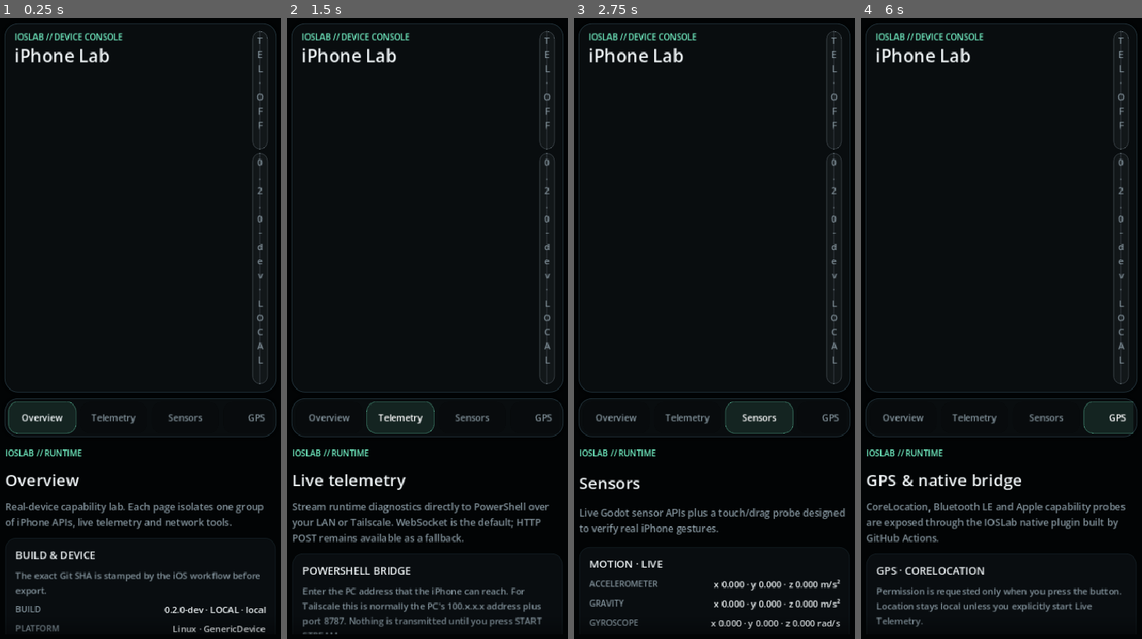
Above: before the commit, frames 1-4 (left to right).
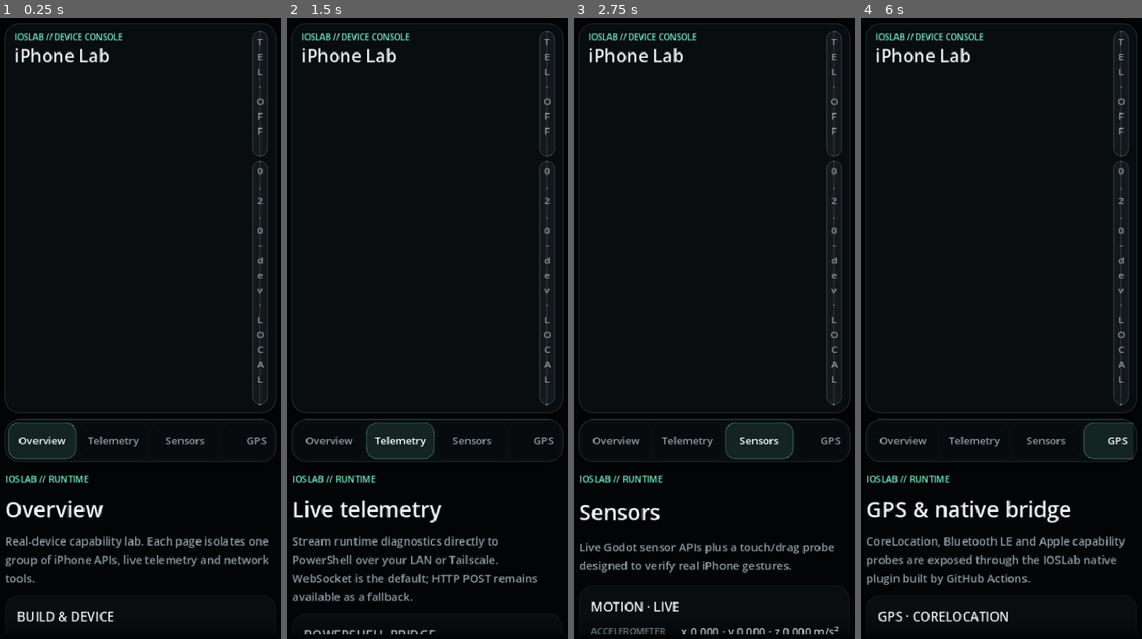
Above: after the commit, the same moments.

Repository: Rzbck/ios-godot-lab
Game: Godot game, scene res://scenes/main.tscn
The game is run twice, just before and just after one commit, with the same random seed, the same clock (stepped at 60 frames per second) and the same inputs.
Inputs:
- Up to frame 1 (0.25 s): no input
- Up to frame 2 (1.5 s): click "Overview" at 0.5 s; click "Telemetry" at 1.25 s
- Up to frame 3 (2.75 s): click "Sensors" at 2 s
- Up to frame 4 (6 s): click "GPS" at 2.75 s; click "Overview" at 3.5 s; click "Telemetry" at 4.25 s; click "Sensors" at 5 s; click "GPS" at 5.75 s

The runs differ from the first frame. In frame 1, 7.9% of the frame differs, in the area x 1-99%, y 0-99%; in frame 2, 9.4%, in the area x 1-99%, y 0-100%; in frame 3, 8.0%; in frame 4, 9.2%.

Commit message:
fix(ui): raise typography and control sizes to iPhone-readable points

Diff:
--- a/scripts/ui.gd
+++ b/scripts/ui.gd
@@ -1,7 +1,8 @@
 extends RefCounted
 
 # iOS Lab visual system: near-black content surfaces + restrained glass only for
-# navigation/controls. Sizes keep interactive controls at the iOS 44 pt target.
+# navigation/controls. Typography is intentionally sized in logical-point-like
+# units because project.godot now uses a 390x844 iPhone design viewport.
 const BG := Color("020405")
 const SURFACE := Color("090d10")
 const SURFACE_ALT := Color("06090c")
@@ -9,15 +10,21 @@
 const BORDER := Color("1b2a31")
 const BORDER_SOFT := Color("111b20")
 const TEXT := Color("eef3f5")
-const MUTED := Color("81919a")
+const MUTED := Color("8c9ca5")
 const ACCENT := Color("72f0c4")
 const ACCENT_DIM := Color("183b33")
 const GOOD := Color("78e0a6")
 const WARN := Color("f0c96e")
 const BAD := Color("ff7e86")
 
-
-static func label(text_value: String, size: int = 14, color: Color = TEXT) -> Label:
+const BODY_SIZE := 17
+const SECONDARY_SIZE := 14
+const CAPTION_SIZE := 12
+const CONTROL_SIZE := 15
+const CONTROL_HEIGHT := 50.0
+
+
+static func label(text_value: String, size: int = BODY_SIZE, color: Color = TEXT) -> Label:
 	var node := Label.new()
 	node.text = text_value
 	node.add_theme_font_size_override("font_size", size)
@@ -28,18 +35,18 @@
 
 
 static func code_label(text_value: String) -> Label:
-	var node := label(text_value, 12, ACCENT)
+	var node := label(text_value, 13, ACCENT)
 	node.autowrap_mode = TextServer.AUTOWRAP_WORD_SMART
 	node.add_theme_constant_override("outline_size", 0)
 	var panel := StyleBoxFlat.new()
 	panel.bg_color = Color("030607")
 	panel.border_color = BORDER_SOFT
 	panel.set_border_width_all(1)
-	panel.set_corner_radius_all(10)
-	panel.content_margin_left = 12
-	panel.content_margin_right = 12
-	panel.content_margin_top = 10
-	panel.content_margin_bottom = 10
+	panel.set_corner_radius_all(12)
+	panel.content_margin_left = 14
+	panel.content_margin_right = 14
+	panel.content_margin_top = 12
+	panel.content_margin_bottom = 12
 	node.add_theme_stylebox_override("normal", panel)
 	return node
 
@@ -49,7 +56,7 @@
 	panel.mouse_filter = Control.MOUSE_FILTER_IGNORE
 	panel.name = "Badge"
 	_set_badge_style(panel, color)
-	var text := label(text_value, 11, color)
+	var text := label(text_value, 12, color)
 	text.name = "Text"
 	text.horizontal_alignment = HORIZONTAL_ALIGNMENT_CENTER
 	panel.add_child(text)
@@ -71,11 +78,11 @@
 	style.bg_color = Color(color, 0.075)
 	style.border_color = Color(color, 0.34)
 	style.set_border_width_all(1)
-	style.set_corner_radius_all(11)
+	style.set_corner_radius_all(12)
 	style.content_margin_left = 10
 	style.content_margin_right = 10
-	style.content_margin_top = 5
-	style.content_margin_bottom = 5
+	style.content_margin_top = 6
+	style.content_margin_bottom = 6
 	panel.add_theme_stylebox_override("panel", style)
 
 
@@ -87,7 +94,7 @@
 	style.bg_color = GLASS
 	style.border_color = Color("203139")
 	style.set_border_width_all(1)
-	style.set_corner_radius_all(18)
+	style.set_corner_radius_all(20)
 	style.shadow_color = Color(0, 0, 0, 0.28)
 	style.shadow_size = 6
 	panel.add_theme_stylebox_override("panel", style)
@@ -98,8 +105,8 @@
 	var node := Button.new()
 	node.text = text_value
 	node.toggle_mode = true
-	node.custom_minimum_size = Vector2(92, 44)
-	node.add_theme_font_size_override("font_size", 12)
+	node.custom_minimum_size = Vector2(92, CONTROL_HEIGHT)
+	node.add_theme_font_size_override("font_size", 14)
 	node.add_theme_color_override("font_color", MUTED)
 	node.add_theme_color_override("font_pressed_color", TEXT)
 	node.focus_mode = Control.FOCUS_NONE
@@ -109,7 +116,7 @@
 	normal.bg_color = Color(0.02, 0.03, 0.035, 0.32)
 	normal.border_color = Color(0, 0, 0, 0)
 	normal.set_border_width_all(1)
-	normal.set_corner_radius_all(13)
+	normal.set_corner_radius_all(14)
 	node.add_theme_stylebox_override("normal", normal)
 	node.add_theme_stylebox_override("hover", normal)
 
@@ -135,26 +142,26 @@
 	style.bg_color = SURFACE
 	style.border_color = BORDER_SOFT
 	style.set_border_width_all(1)
-	style.set_corner_radius_all(14)
-	style.content_margin_left = 14
-	style.content_margin_right = 14
-	style.content_margin_top = 13
-	style.content_margin_bottom = 14
+	style.set_corner_radius_all(18)
+	style.content_margin_left = 16
+	style.content_margin_right = 16
+	style.content_margin_top = 16
+	style.content_margin_bottom = 17
 	panel.add_theme_stylebox_override("panel", style)
 	parent.add_child(panel)
 
 	var content := VBoxContainer.new()
 	content.size_flags_horizontal = Control.SIZE_EXPAND_FILL
-	content.add_theme_constant_override("separation", 9)
+	content.add_theme_constant_override("separation", 11)
 	content.mouse_filter = Control.MOUSE_FILTER_IGNORE
 	panel.add_child(content)
 
-	var title := label(title_text, 14, TEXT)
+	var title := label(title_text, 17, TEXT)
 	title.add_theme_color_override("font_color", TEXT)
 	content.add_child(title)
 
 	if not description.is_empty():
-		var help := label(description, 12, MUTED)
+		var help := label(description, SECONDARY_SIZE, MUTED)
 		content.add_child(help)
 
 	return content
@@ -167,13 +174,16 @@
 	row.mouse_filter = Control.MOUSE_FILTER_IGNORE
 	parent.add_child(row)
 
-	var key_label := label(key.to_upper(), 11, MUTED)
-	key_label.custom_minimum_size.x = 116
+	var key_label := label(key.to_upper(), CAPTION_SIZE, MUTED)
+	key_label.custom_minimum_size.x = 104
+	key_label.vertical_alignment = VERTICAL_ALIGNMENT_CENTER
 	row.add_child(key_label)
 
-	var value_label := label(value, 12, TEXT)
+	var value_label := label(value, 15, TEXT)
 	value_label.size_flags_horizontal = Control.SIZE_EXPAND_FILL
 	value_label.horizontal_alignment = HORIZONTAL_ALIGNMENT_RIGHT
+	value_label.vertical_alignment = VERTICAL_ALIGNMENT_CENTER
+	value_label.autowrap_mode = TextServer.AUTOWRAP_WORD_SMART
 	row.add_child(value_label)
 	return value_label
 
@@ -181,8 +191,8 @@
 static func button(text_value: String, accent: bool = false) -> Button:
 	var node := Button.new()
 	node.text = text_value
-	node.custom_minimum_size.y = 44
-	node.add_theme_font_size_override("font_size", 12)
+	node.custom_minimum_size.y = CONTROL_HEIGHT
+	node.add_theme_font_size_override("font_size", CONTROL_SIZE)
 	node.add_theme_color_override("font_color", TEXT)
 	node.focus_mode = Control.FOCUS_ALL
 	# PASS lets ScrollContainer keep receiving a drag that begins on a control.
@@ -192,7 +202,7 @@
 	normal.bg_color = Color("0c1317") if not accent else Color(ACCENT, 0.11)
 	normal.border_color = BORDER if not accent else Color(ACCENT, 0.55)
 	normal.set_border_width_all(1)
-	normal.set_corner_radius_all(12)
+	normal.set_corner_radius_all(14)
 	node.add_theme_stylebox_override("normal", normal)
 
 	var hover := normal.duplicate() as StyleBoxFlat
@@ -212,8 +222,8 @@
 static func line_edit(placeholder: String = "") -> LineEdit:
 	var node := LineEdit.new()
 	node.placeholder_text = placeholder
-	node.custom_minimum_size.y = 44
-	node.add_theme_font_size_override("font_size", 12)
+	node.custom_minimum_size.y = CONTROL_HEIGHT
+	node.add_theme_font_size_override("font_size", 16)
 	node.add_theme_color_override("font_color", TEXT)
 	node.add_theme_color_override("font_placeholder_color", Color(MUTED, 0.72))
 	node.add_theme_color_override("caret_color", ACCENT)
@@ -226,11 +236,11 @@
 	return node
 
 
-static func text_edit(placeholder: String = "", min_height: float = 120.0) -> TextEdit:
+static func text_edit(placeholder: String = "", min_height: float = 132.0) -> TextEdit:
 	var node := TextEdit.new()
 	node.placeholder_text = placeholder
 	node.custom_minimum_size.y = min_height
-	node.add_theme_font_size_override("font_size", 12)
+	node.add_theme_font_size_override("font_size", 15)
 	node.add_theme_color_override("font_color", TEXT)
 	node.add_theme_color_override("font_placeholder_color", Color(MUTED, 0.72))
 	node.add_theme_color_override("caret_color", ACCENT)
@@ -244,8 +254,8 @@
 	var node := OptionButton.new()
 	for item in items:
 		node.add_item(str(item))
-	node.custom_minimum_size.y = 44
-	node.add_theme_font_size_override("font_size", 12)
+	node.custom_minimum_size.y = CONTROL_HEIGHT
+	node.add_theme_font_size_override("font_size", CONTROL_SIZE)
 	node.add_theme_color_override("font_color", TEXT)
 	node.mouse_filter = Control.MOUSE_FILTER_PASS
 	var normal := _input_style(false)
@@ -257,26 +267,26 @@
 	return node
 
 
-static func terminal_log(min_height: float = 160.0) -> RichTextLabel:
+static func terminal_log(min_height: float = 190.0) -> RichTextLabel:
 	var node := RichTextLabel.new()
 	node.custom_minimum_size.y = min_height
 	node.size_flags_horizontal = Control.SIZE_EXPAND_FILL
 	node.fit_content = false
 	node.scroll_active = true
 	node.scroll_following = true
-	node.add_theme_font_size_override("normal_font_size", 11)
-	node.add_theme_color_override("default_color", Color("b8c7cb"))
+	node.add_theme_font_size_override("normal_font_size", 13)
+	node.add_theme_color_override("default_color", Color("c1ced2"))
 	node.add_theme_stylebox_override("normal", _input_style(false))
 	return node
 
 
 static func section_title(parent: Container, title_text: String, subtitle: String = "") -> void:
-	var eyebrow := label("IOSLAB // RUNTIME", 11, ACCENT)
+	var eyebrow := label("IOSLAB // RUNTIME", 12, ACCENT)
 	parent.add_child(eyebrow)
-	var title := label(title_text, 22, TEXT)
+	var title := label(title_text, 29, TEXT)
 	parent.add_child(title)
 	if not subtitle.is_empty():
-		parent.add_child(label(subtitle, 13, MUTED))
+		parent.add_child(label(subtitle, 15, MUTED))
 
 
 static func _input_style(focused: bool) -> StyleBoxFlat:
@@ -284,9 +294,9 @@
 	style.bg_color = Color("030708")
 	style.border_color = Color(ACCENT, 0.56) if focused else BORDER
 	style.set_border_width_all(1)
-	style.set_corner_radius_all(11)
-	style.content_margin_left = 11
-	style.content_margin_right = 11
-	style.content_margin_top = 9
-	style.content_margin_bottom = 9
+	style.set_corner_radius_all(13)
+	style.content_margin_left = 13
+	style.content_margin_right = 13
+	style.content_margin_top = 11
+	style.content_margin_bottom = 11
 	return style
